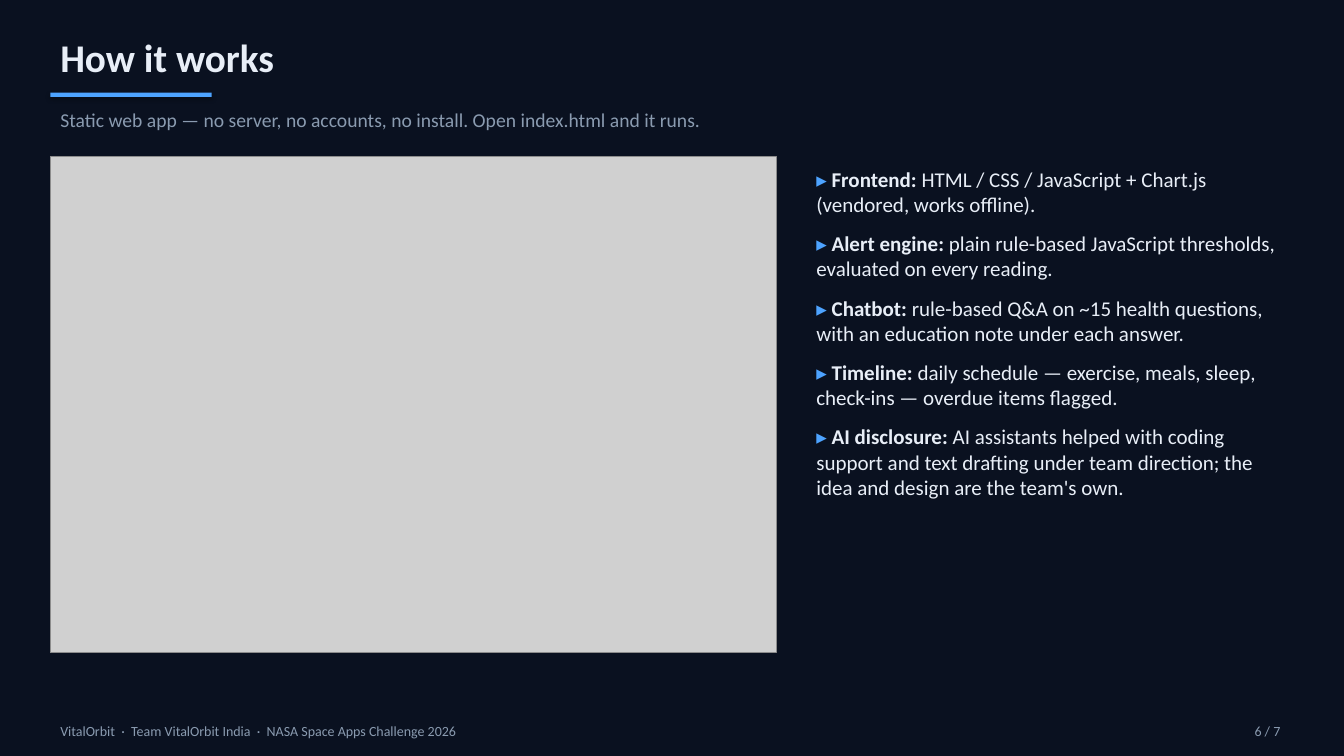
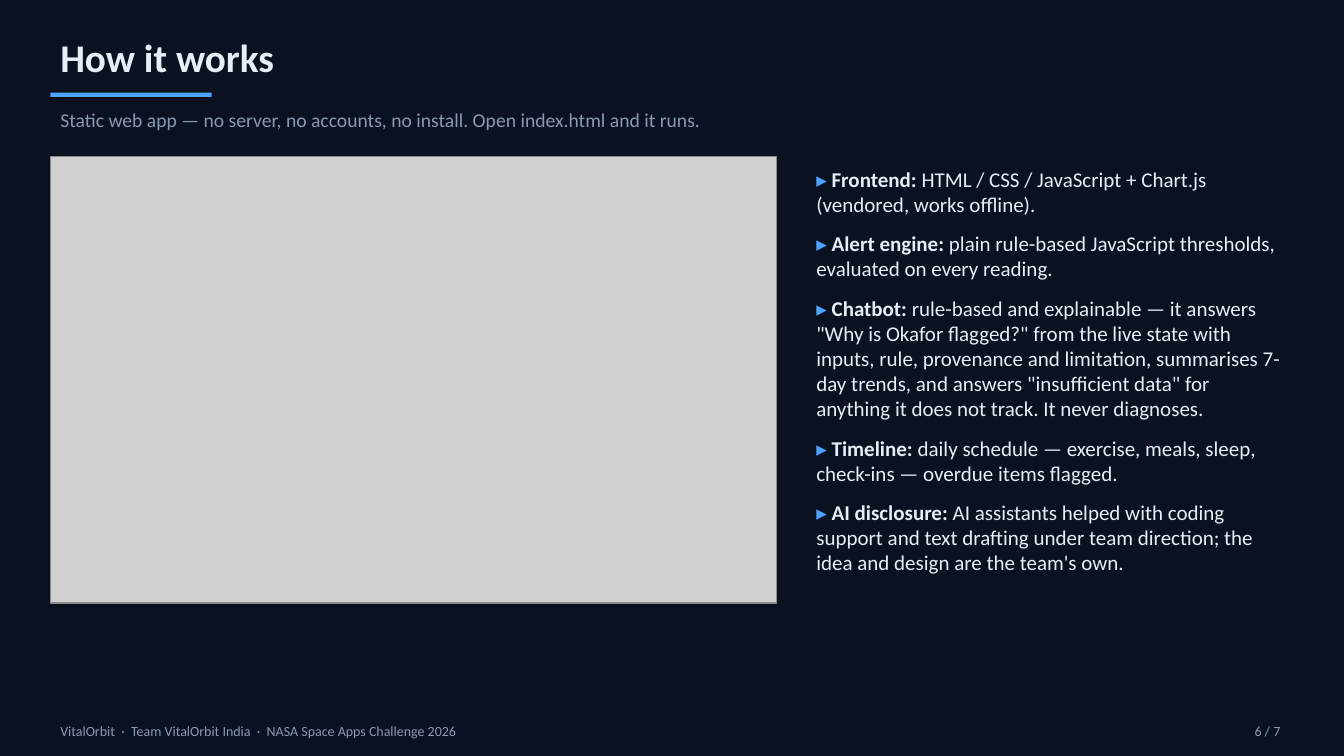
Before and after one commit to iamartya15/vitalorbit-space-apps-2026, a slide deck: slide 6 of deck/VitalOrbit-Demo-Deck.pptx. Drawn at 1344x756 pixels with LibreOffice and Linux fonts; fonts in the diff are those of the drawing; grey boxes stand for pictures. Boxes give left, top, right and bottom in pixels: in the first picture for what was removed or moved away, otherwise in the second. Text is boxed around its words. In the diff, an @@ line names an element or a change of style, - is before the commit and + after.

```diff
--- a/deck/VitalOrbit-Demo-Deck.pptx
+++ b/deck/VitalOrbit-Demo-Deck.pptx
@@ picture: place and size @@
-picture at bbox=[50, 156, 776, 653]
+picture at bbox=[50, 156, 776, 603]
@@ text at bbox=[816, 301, 1280, 420]: text changed @@
-▸ Chatbot: rule-based Q&A on ~15 health questions, with an education note under each answer.
+▸ Chatbot: rule-based and explainable — it answers "Why is Okafor flagged?" from the live state with inputs, rule, provenance and limitation, summarises 7-day trends, and answers "insufficient data" for anything it does not track. It never diagnoses.
```
Also in this commit, not shown: 3 other slides changed, 1 other file.
